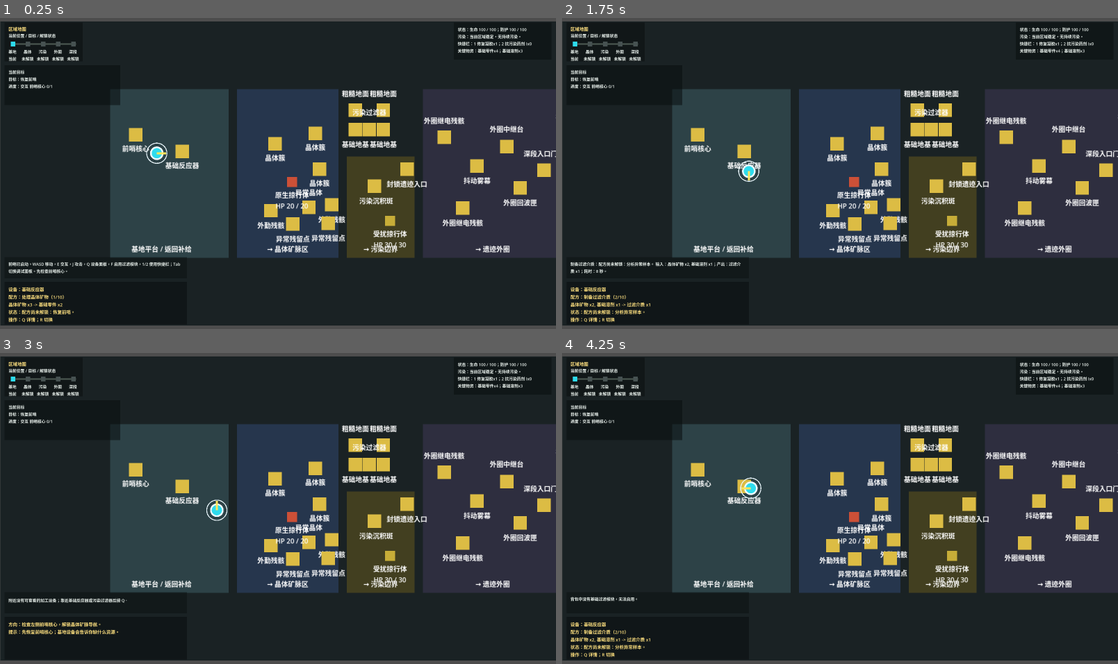
Above: before the commit, frames 1-4 (two rows, left to right).
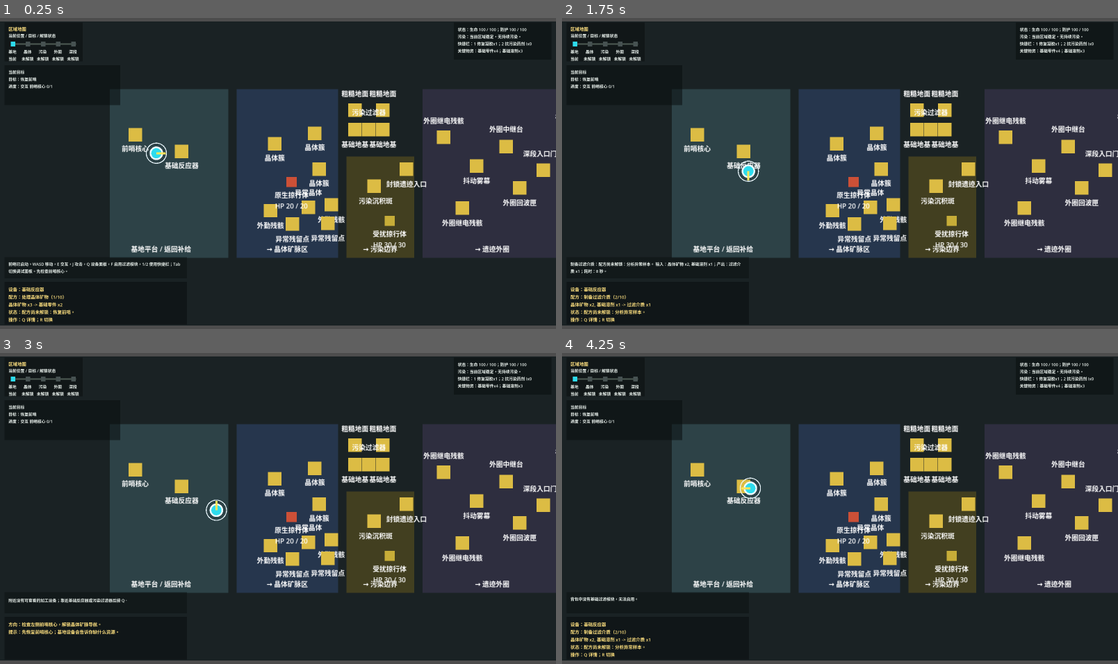
Above: after the commit, the same moments.

Repository: laugh0608/RadishCatalyst
Game: Godot game, scene res://scenes/boot/Boot.tscn
Two runs of this game, one before a commit and one after it. Both use one fixed random seed, a clock stepped at 60 frames per second and the inputs below.
Inputs:
- Up to frame 1 (0.25 s): no input
- Up to frame 2 (1.75 s): tap Enter at 0.5 s; hold D (move_right) 0.53-1.28 s; tap J (attack) at 0.6 s; hold S (move_down) from 1.28 s (still down); tap R (cycle_recipe) at 1.35 s
- Up to frame 3 (3 s): release S (move_down) at 2.03 s; hold D (move_right) 2.03-2.78 s; tap E (interact) at 2.1 s; hold W (move_up) from 2.78 s (still down); tap Q (toggle_device_panel) at 2.85 s
- Up to frame 4 (4.25 s): release W (move_up) at 3.53 s; hold A (move_left) from 3.53 s (still down); tap F (toggle_module) at 3.6 s

The runs differ from the first frame. In frame 1, 2.6% of the frame differs, in the area x 0-100%, y 1-99%; in frame 2, 2.6%; in frame 3, 2.7%; in frame 4, 2.6%.

Commit message:
fix(client): follow the player with a world camera
- add a WorldCamera to the first slice so the deep-ruin edge stays visible

- expose camera focus and bounds from VerticalSliceMap

- update scene checks to validate HUD occlusion against camera-driven view

Diff:
--- a/client/scenes/game/GameRoot.tscn
+++ b/client/scenes/game/GameRoot.tscn
@@ -7,6 +7,8 @@
 [node name="GameRoot" type="Node2D"]
 script = ExtResource("1_game_root")
 
+[node name="WorldCamera" type="Camera2D" parent="."]
+
 [node name="VerticalSliceMap" parent="." instance=ExtResource("2_map")]
 position = Vector2(1180, 700)
 scale = Vector2(1.9, 1.9)
--- a/client/scripts/game/game_root.gd
+++ b/client/scripts/game/game_root.gd
@@ -11,6 +11,7 @@
 var hud_feedback_presenter: HudFeedbackPresenter
 var hud_log_presenter: HudLogPresenter
 
+@onready var world_camera: Camera2D = $WorldCamera
 @onready var vertical_slice_map: VerticalSliceMap = $VerticalSliceMap
 @onready var hud: PrototypeHud = $PrototypeHud
 
@@ -50,6 +51,8 @@
 	vertical_slice_map.interaction_cleared.connect(_on_interaction_cleared)
 	vertical_slice_map.region_changed.connect(_on_region_changed)
 	vertical_slice_map.region_gate_blocked.connect(_on_region_gate_blocked)
+	_configure_world_camera()
+	_sync_world_camera()
 
 	hud.append_log(hud_log_presenter.format_startup_log())
 	_refresh_save_slot_summaries()
@@ -65,6 +68,7 @@
 	vertical_slice_map.update_current_interactable()
 	vertical_slice_map.update_region_presence(world_state, character_state)
 	character_state.position = vertical_slice_map.get_player_position()
+	_sync_world_camera()
 	_refresh_current_context_prompt()
 	_update_hud()
 
@@ -199,6 +203,7 @@
 	world_state = result.get("world_state", WorldState.create_default())
 	character_state = result.get("character_state", CharacterState.create_default())
 	vertical_slice_map.apply_runtime_state(world_state, character_state)
+	_sync_world_camera()
 	hud.append_log(hud_log_presenter.format_slot_result_log(slot_id, result))
 	_refresh_save_slot_summaries()
 	_update_hud()
@@ -209,6 +214,7 @@
 	world_state = new_state.get("world_state", WorldState.create_default())
 	character_state = new_state.get("character_state", CharacterState.create_default())
 	vertical_slice_map.apply_runtime_state(world_state, character_state)
+	_sync_world_camera()
 	hud.clear_runtime_feedback()
 	hud.append_log(hud_log_presenter.format_new_game_log())
 	_refresh_save_slot_summaries()
@@ -315,6 +321,23 @@
 	hud.update_save_slot_summaries(save_service.get_save_slot_summaries(PrototypeHud.SAVE_SLOT_IDS))
 
 
+func _configure_world_camera() -> void:
+	if world_camera == null:
+		return
+	world_camera.make_current()
+	var bounds := vertical_slice_map.get_camera_bounds_rect_global()
+	world_camera.limit_left = int(floor(bounds.position.x))
+	world_camera.limit_top = int(floor(bounds.position.y))
+	world_camera.limit_right = int(ceil(bounds.position.x + bounds.size.x))
+	world_camera.limit_bottom = int(ceil(bounds.position.y + bounds.size.y))
+
+
+func _sync_world_camera() -> void:
+	if world_camera == null:
+		return
+	world_camera.position = vertical_slice_map.get_camera_focus_global_position()
+
+
 func _get_display_name(definition_id: String) -> String:
 	if definition_id.is_empty():
 		return ""
--- a/client/scripts/map/vertical_slice_map.gd
+++ b/client/scripts/map/vertical_slice_map.gd
@@ -13,6 +13,8 @@
 const OUTPOST_RESPAWN_POSITION := Vector2(-250, -48)
 const PLAY_BOUNDS_MIN := Vector2(-360, -200)
 const PLAY_BOUNDS_MAX := Vector2(820, 200)
+const CAMERA_BOUNDS_MIN := Vector2(-620, -360)
+const CAMERA_BOUNDS_MAX := Vector2(900, 360)
 const CRYSTAL_REGION_X := -70.0
 const CRYSTAL_GATE_RETURN_X := -85.0
 const POLLUTION_REGION_X := 200.0
@@ -355,6 +357,16 @@
 	return player.position
 
 
+func get_camera_focus_global_position() -> Vector2:
+	return player.global_position
+
+
+func get_camera_bounds_rect_global() -> Rect2:
+	var top_left := to_global(CAMERA_BOUNDS_MIN)
+	var bottom_right := to_global(CAMERA_BOUNDS_MAX)
+	return Rect2(top_left, bottom_right - top_left)
+
+
 func update_region_presence(world_state: WorldState, character_state: CharacterState) -> void:
 	player.clamp_to_play_bounds(PLAY_BOUNDS_MIN, PLAY_BOUNDS_MAX)
 	var gate_message := apply_region_gate_bounds(world_state)
Not shown, changed: scripts/check-client-scenes.ps1
